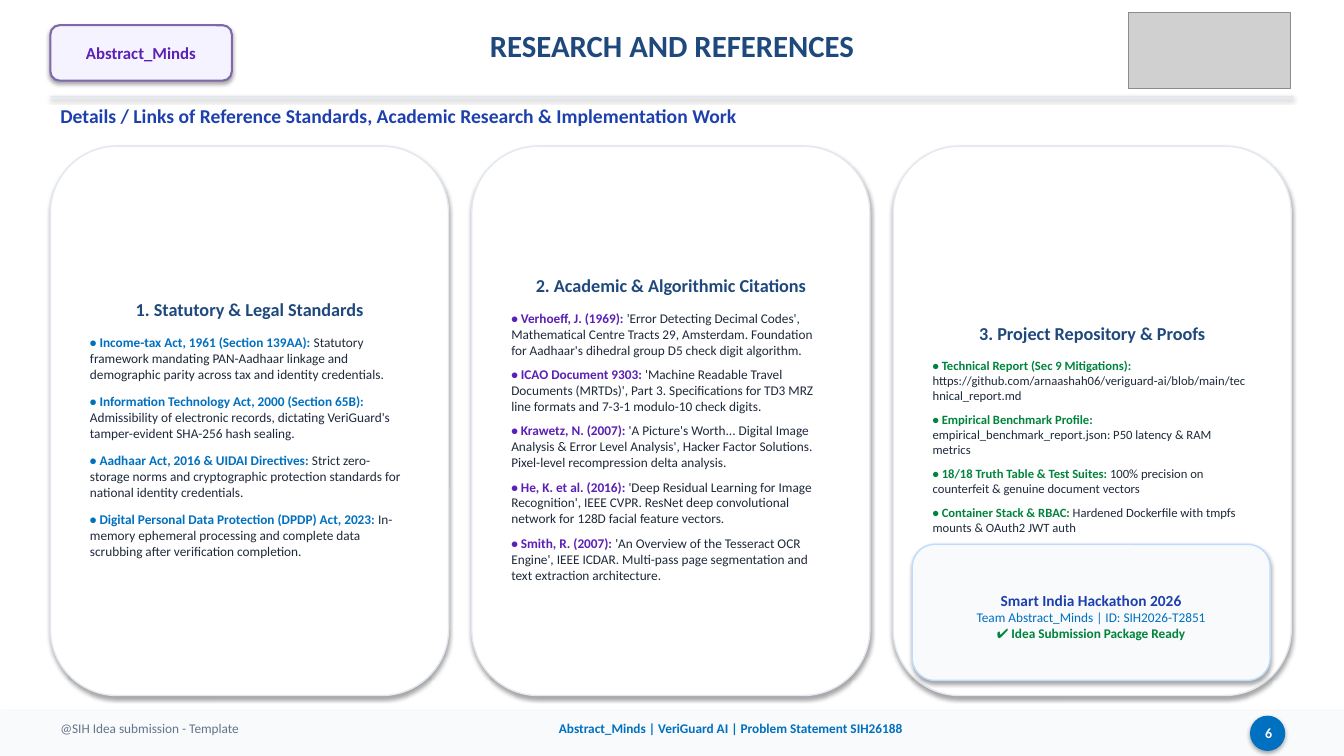
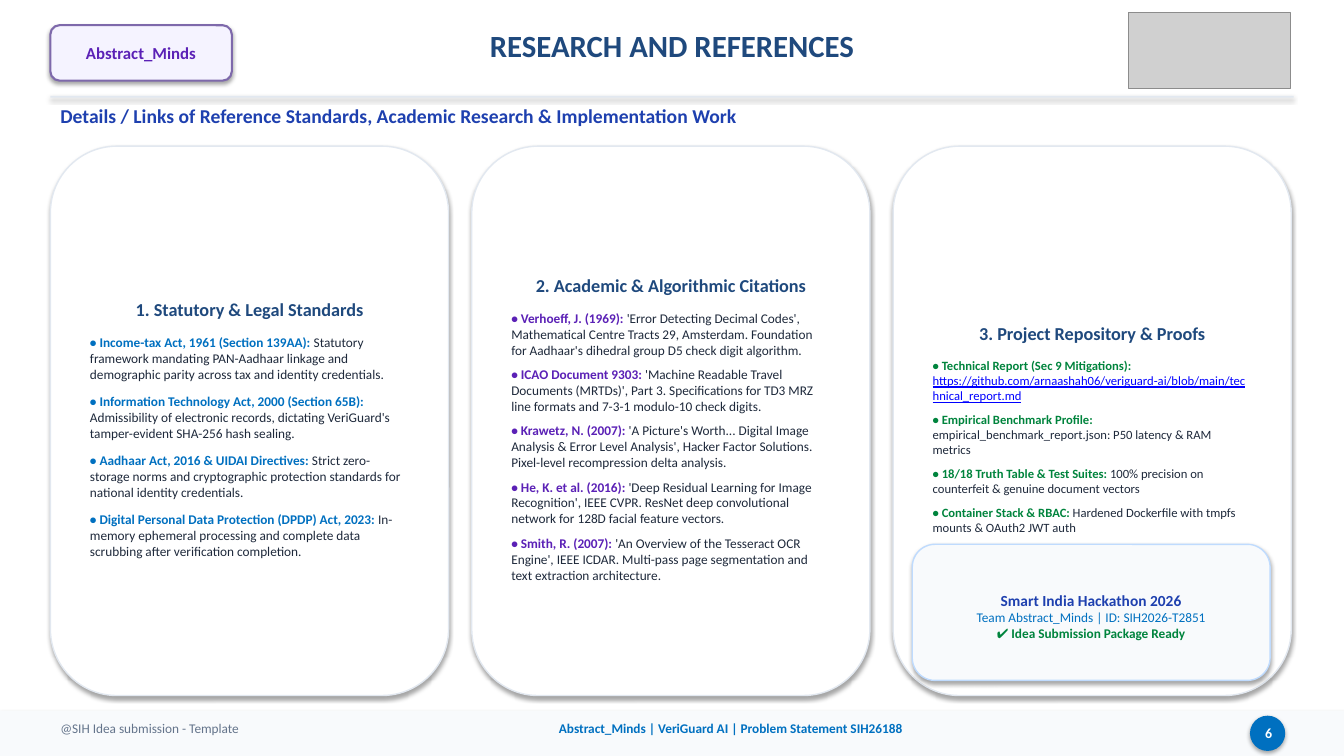
Before and after one commit to arnaashah06/veriguard-ai, a slide deck: slide 6 of docs/VeriGuard_AI_SIH2026_Submission.pptx. Drawn at 1344x756 pixels with LibreOffice and Linux fonts; fonts in the diff are those of the drawing; grey boxes stand for pictures. Boxes give left, top, right and bottom in pixels: in the first picture for what was removed or moved away, otherwise in the second. Text is boxed around its words. In the diff, an @@ line names an element or a change of style, - is before the commit and + after.

```diff
--- a/docs/VeriGuard_AI_SIH2026_Submission.pptx
+++ b/docs/VeriGuard_AI_SIH2026_Submission.pptx
@@ text in rounded rectangle at [933,361,1246,403]: text colour #1E293B to #0000FF, underline on in "https://github.com/arnaashah06/veriguard-ai/blob/main/techni ..." @@
```
Also in this commit, not shown: 1 other slide changed, 5 other files.
